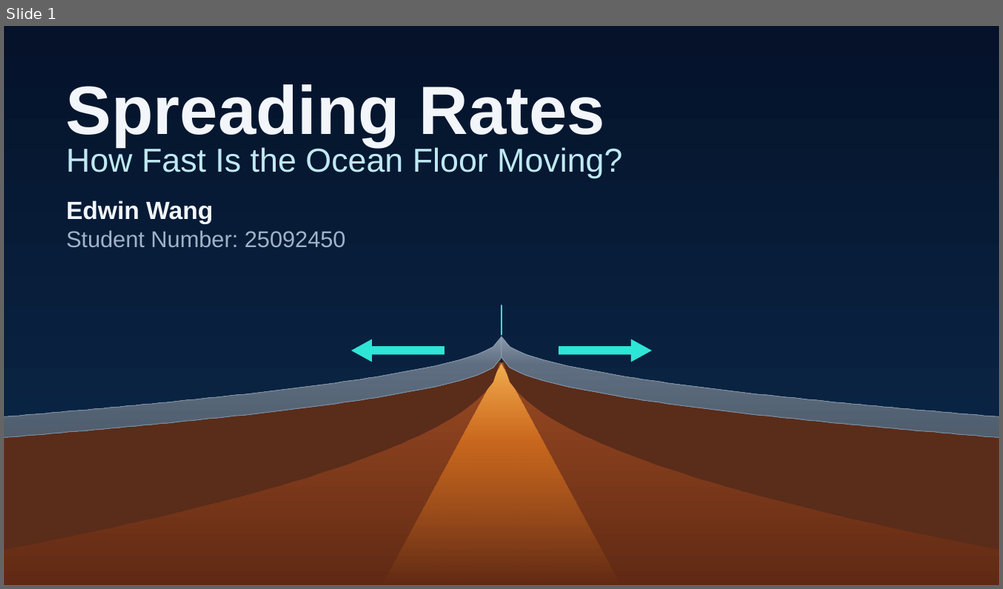
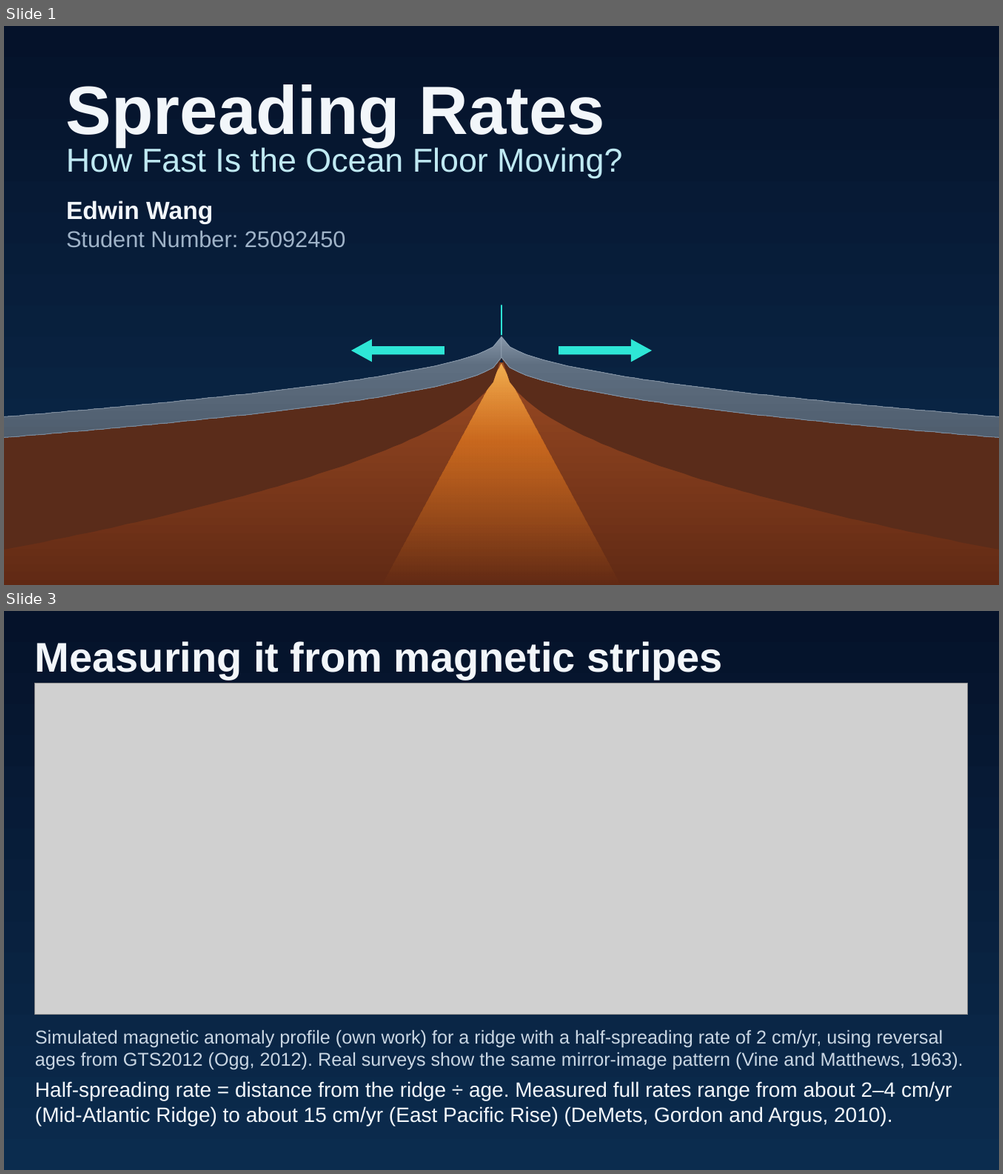
Before and after one commit to manguse4u-star/Wow, a slide deck: deliverables/Spreading_Rates_Presentation.pptx. Shown one above the other, each under a label of ours: slide 1 before the commit, slides 1 and 3 after it; the slides between them are not shown. The pictures are 1003x589 and 1003x1174 pixels, drawn with LibreOffice and Linux fonts; fonts in the diff are those of the drawing; grey boxes stand for pictures. Boxes give left, top, right and bottom in pixels: in the first picture for what was removed or moved away, otherwise in the second. Text is boxed around its words. In the diff, an @@ line names an element or a change of style, - is before the commit and + after.

```diff
--- a/deliverables/Spreading_Rates_Presentation.pptx
+++ b/deliverables/Spreading_Rates_Presentation.pptx
@@ slide 3 added at <box>4,611,999,1170</box>, background #071A33 @@
@@ rectangle added at <box>4,611,999,1170</box>, fill gradient #05122A to #0B2C4E @@
@@ text added at <box>35,641,723,679</box>, 40 pt, text #F2F6FA, bold @@
+Measuring it from magnetic stripes
@@ picture added at <box>35,684,968,1014</box> @@
@@ text added at <box>35,1030,962,1071</box>, 18 pt, text #C9D6E3 @@
+Simulated magnetic anomaly profile (own work) for a ridge with a half-spreading rate of 2 cm/yr, using reversal ages from GTS2012 (Ogg, 2012). Real surveys show the same mirror-image pattern (Vine and Matthews, 1963).
@@ text added at <box>35,1082,952,1126</box>, 20 pt, text #F2F6FA @@
+Half-spreading rate = distance from the ridge ÷ age. Measured full rates range from about 2–4 cm/yr (Mid-Atlantic Ridge) to about 15 cm/yr (East Pacific Rise) (DeMets, Gordon and Argus, 2010).
```
Also in this commit, not shown: 1 other slide added, 2 slides removed, 53 other files.
